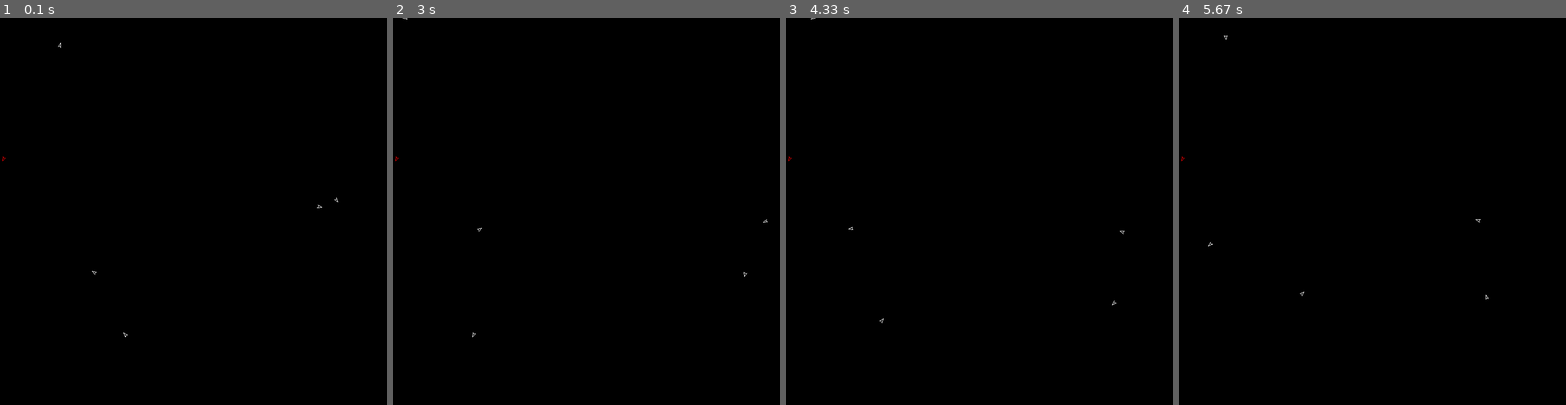
Above: before the commit, frames 1-4 (left to right).
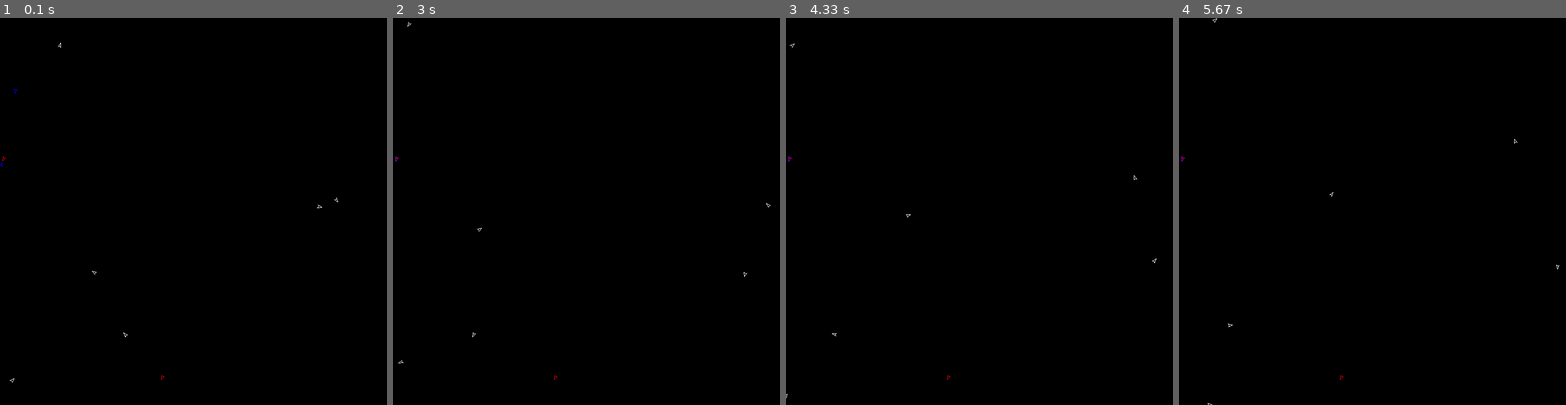
Above: after the commit, the same moments.

Repository: LouisDeOliveira/Projet_VA
Game: pygame game, started from poc_communication.py
The game is run twice, just before and just after one commit, with the same random seed, the same clock (stepped at 60 frames per second) and the same inputs.
Inputs:
- Up to frame 1 (0.1 s): no input
- Up to frame 2 (3 s): no input
- Up to frame 3 (4.33 s): no input
- Up to frame 4 (5.67 s): no input

The runs differ from the first frame. In frame 1, less than 0.1% of the frame differs, in the area x 0-43%, y 18-95%; in frame 2, less than 0.1%; in frame 3, less than 0.1%; in frame 4, less than 0.1%, in the area x 0-99%, y 0-100%.

Commit message:
renommage de fichiers, le Proof of Concept est dans poc_communication

Diff:
--- a/pygame_test.py
+++ b/poc_communication.py
@@ -87,7 +87,7 @@
         elif self.destination != None and self.target != None:
             if self.destination != self.target:
                 self.destination = self.target.x, self.target.y
-            for agent in self.neighbours(1000):
+            for agent in sorted(self.neighbours(1000), key= lambda x:distance(x,self))[:3]:
                 agent.guide = self
 
     def move(self):
@@ -205,7 +205,7 @@
 
 
 if __name__ == '__main__':
-    env = Environment(5, 1, 800, 800)
+    env = Environment(8, 2, 800, 800)
     pygame.init()
     width, height = env.width, env.height
     screen = pygame.display.set_mode((width, height))
--- /dev/null
+++ b/pygame_com_test.py
@@ -0,0 +1,234 @@
+import pygame
+import math
+import uuid
+import random
+
+white = (255, 255, 255)
+red = (255, 0, 0)
+blue = (0, 0, 255)
+
+class Drone():
+    def __init__(self, x, y, speed, direction, size, id, env):
+        self.speed = speed
+        self.env = env
+        self.x = x
+        self.y = y
+        self.dir = direction
+        self.size = size
+        self.target = None
+        self.id = id
+        self.destination = None
+        self.guide = None
+
+    def display(self):
+        a = self.dir
+        x = self.x
+        y = self.y
+        s = self.size
+
+        if self.guide == None:
+            pygame.draw.line(screen, white,
+                            (x - (s * math.sqrt(130) / 12) * math.cos(math.atan(7 / 9) - a),
+                            y - (s * math.sqrt(130) / 12) * math.sin(math.atan(7 / 9) - a)),
+                            (x + s * math.cos(-a), y + s * math.sin(-a)))
+
+            pygame.draw.line(screen, white,
+                            (x - (s * math.sqrt(130) / 12) * math.cos(math.atan(7 / 9) + a),
+                            y + (s * math.sqrt(130) / 12) * math.sin(math.atan(7 / 9) + a)),
+                            (x + s * math.cos(a), y + s * math.sin(-a)))
+
+            pygame.draw.line(screen, white,
+                            (x - (s * math.sqrt(2) / 2) * math.cos(-a + math.pi / 4),
+                            y - (s * math.sqrt(2) / 2) * math.sin(-a + math.pi / 4)),
+                            (x - (s * math.sqrt(2) / 2) * math.cos(a + math.pi / 4),
+                            y + (s * math.sqrt(2) / 2) * math.sin(a + math.pi / 4)))
+
+        elif self.guide != None:
+            pygame.draw.line(screen, blue,
+                            (x - (s * math.sqrt(130) / 12) * math.cos(math.atan(7 / 9) - a),
+                            y - (s * math.sqrt(130) / 12) * math.sin(math.atan(7 / 9) - a)),
+                            (x + s * math.cos(-a), y + s * math.sin(-a)))
+
+            pygame.draw.line(screen, blue,
+                            (x - (s * math.sqrt(130) / 12) * math.cos(math.atan(7 / 9) + a),
+                            y + (s * math.sqrt(130) / 12) * math.sin(math.atan(7 / 9) + a)),
+                            (x + s * math.cos(a), y + s * math.sin(-a)))
+
+            pygame.draw.line(screen, blue,
+                            (x - (s * math.sqrt(2) / 2) * math.cos(-a + math.pi / 4),
+                            y - (s * math.sqrt(2) / 2) * math.sin(-a + math.pi / 4)),
+                            (x - (s * math.sqrt(2) / 2) * math.cos(a + math.pi / 4),
+                            y + (s * math.sqrt(2) / 2) * math.sin(a + math.pi / 4)))
+
+    def wander(self, r=100):
+        if self.destination == None:
+            if self.target == None:
+                theta = random.random()*2*math.pi
+                dest_x, dest_y = max(min(self.x + r*math.cos(theta), self.env.width), 0), max(
+                    min(self.y + r*math.sin(theta), self.env.height), 0)
+
+                self.destination = dest_x, dest_y
+            else:
+                dest_x, dest_y = self.target.x, self.target.y
+                self.destination = dest_x, dest_y
+
+        elif self.guide != None:
+            t_agent = self.guide.target
+            self.destination = t_agent.x, t_agent.y
+
+
+        elif point_distance(self.x, self.y, self.destination[0], self.destination[1]) < 1 and self.target == None:
+            self.destination = None
+            theta = random.random()*2*math.pi
+            dest_x, dest_y = max(min(self.x + r*math.cos(theta), self.env.width), 0), max(
+                min(self.y + r*math.sin(theta), self.env.height), 0)
+            self.destination = dest_x, dest_y
+
+        elif self.destination != None and self.target != None:
+            if self.destination != self.target:
+                self.destination = self.target.x, self.target.y
+            for agent in sorted(self.neighbours(1000), key= lambda x:distance(x,self))[:3]:
+                agent.guide = self
+
+    def move(self):
+        try:
+            d = point_distance(
+                self.x, self.y, self.destination[0], self.destination[1])
+
+            cosr = (self.destination[0] - self.x)/d
+            sinr = (self.destination[1] - self.y)/d
+            new_x = max(min(self.x + cosr * self.speed,
+                            self.env.width), 0)
+            new_y = max(min(self.y + sinr * self.speed,
+                            self.env.height), 0)
+            new_dir = math.atan2(-sinr, cosr)
+            return new_x, new_y, new_dir
+        except:
+            self.wander()
+            self.move()
+
+    def neighbours(self, r=100):
+        return [self.env.Agent_list[i] for i in range(len(self.env.Agent_list)) if distance(self, self.env.Agent_list[i]) < r]
+
+    def target_agent(self):
+        if self.guide != None:
+            return self.guide.target
+
+        elif self.target == None:
+            min_distance = math.inf
+            best_agent = None
+            for agent in self.neighbours():
+                if type(agent) == Target:
+                    if distance(self, agent) < min_distance and agent.targeted == False:
+                        min_distance = distance(self, agent)
+                        best_agent = agent
+            if best_agent != None:
+                best_agent.targeted = True
+            return best_agent
+        else:
+            return self.target
+
+    def step(self):
+        self.target = self.target_agent()
+        self.wander()
+        self.x, self.y, self.dir = self.move()
+
+
+class Target():
+    def __init__(self, x, y, speed, direction, size, id, env):
+        self.id = id
+        self.speed = speed
+        self.env = env
+        self.x = x
+        self.y = y
+        self.dir = direction
+        self.size = size
+        self.targeted = False
+
+    def display(self):
+        a = self.dir
+        x = self.x
+        y = self.y
+        s = self.size
+
+        pygame.draw.line(screen, red,
+                         (x - (s * math.sqrt(130) / 12) * math.cos(math.atan(7 / 9) - a),
+                          y - (s * math.sqrt(130) / 12) * math.sin(math.atan(7 / 9) - a)),
+                         (x + s * math.cos(-a), y + s * math.sin(-a)))
+
+        pygame.draw.line(screen, red,
+                         (x - (s * math.sqrt(130) / 12) * math.cos(math.atan(7 / 9) + a),
+                          y + (s * math.sqrt(130) / 12) * math.sin(math.atan(7 / 9) + a)),
+                         (x + s * math.cos(a), y + s * math.sin(-a)))
+
+        pygame.draw.line(screen, red,
+                         (x - (s * math.sqrt(2) / 2) * math.cos(-a + math.pi / 4),
+                          y - (s * math.sqrt(2) / 2) * math.sin(-a + math.pi / 4)),
+                         (x - (s * math.sqrt(2) / 2) * math.cos(a + math.pi / 4),
+                          y + (s * math.sqrt(2) / 2) * math.sin(a + math.pi / 4)))
+
+    def wander(self):
+        return self.x, self.y, self.dir
+
+    def step(self):
+        self.x, self.y, self.dir = self.wander()
+
+
+class Environment():
+    def __init__(self, n_drones, n_targets, width, height):
+        self.width = width
+        self.height = height
+        self.Agent_list = []
+        for _ in range(n_drones):
+            self.Agent_list.append(Drone(random.random(
+            )*self.width, random.random()*self.height, 1, -90, 5, int(uuid.uuid1()), self))
+        for _ in range(n_targets):
+            self.Agent_list.append(Target(random.random(
+            )*self.width, random.random()*self.height, 5, -90, 5, int(uuid.uuid1()), self))
+
+    def step(self):
+        for agent in self.Agent_list:
+            agent.step()
+
+
+def distance(Agent1, Agent2):
+    x1, y1 = Agent1.x, Agent1.y
+    x2, y2 = Agent2.x, Agent2.y
+
+    d = math.sqrt((x1-x2)**2+(y1-y2)**2)
+    return d
+
+
+def point_distance(x1, y1, x2, y2):
+    d = math.sqrt((x1-x2)**2+(y1-y2)**2)
+    return d
+
+
+if __name__ == '__main__':
+    env = Environment(8, 2, 800, 800)
+    pygame.init()
+    width, height = env.width, env.height
+    screen = pygame.display.set_mode((width, height))
+    Running = True
+    tick_freq = 60
+    dt = 1/tick_freq
+    t = 0
+    # Screen Update Speed (FPS)
+    clock = pygame.time.Clock()
+
+    while Running:
+        t += dt
+        for event in pygame.event.get():
+            if event.type == pygame.QUIT:
+                Running = False
+
+        env.step()
+        for agent in env.Agent_list:
+            agent.display()
+
+        pygame.display.update()
+        screen.fill((0, 0, 0))
+        # Setting FPS
+        clock.tick(tick_freq)
+    # Shutdown
+    pygame.quit()
